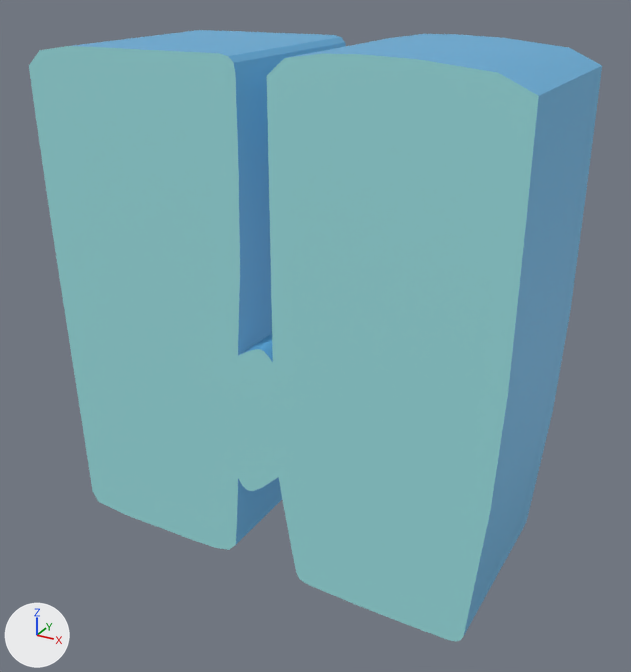
One commit to the glTF model scene/models/alphaNum/h.glb: the scene before it, then after it.
Before and after are seen from a camera (50 mm lens) standing at (0.36, -0.646, 0.521) and looking at (0.008, -0.005, 0.201). The lights are fixed; the arrows at lower left show +X, +Y and +Z. Objects named as collision shapes, trigger or cutter boxes, shadow casters or lower levels of detail are left out. Where no turn or scale is listed for an object, it has been applied to the vertices.

The first picture shows 'h'.
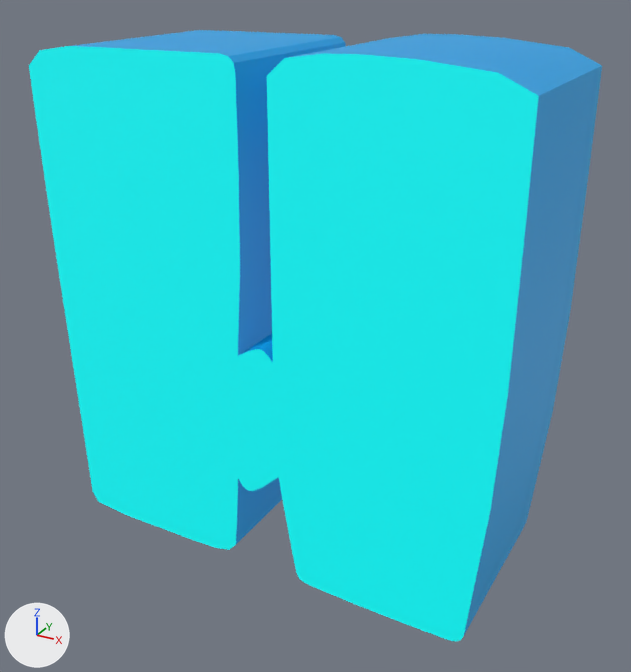
Pixel boxes [x1, y1, x2, y2] of what changed, in the pictures (631 x 672 px):
'h', recoloured
    both: [29, 30, 602, 642]

Patch to the scene script:
```diff
--- a/scene/models/alphaNum/h.glb.py
+++ b/scene/models/alphaNum/h.glb.py
@@ mat_light @@
 mat_light = principled_material('Light')
-mat_light.base_color = (0.251, 0.566, 0.581)  # cyan #89c6c9
-mat_light.emission_color = (0.05, 0.113, 0.115)  # dark cyan #3f5e5f
+mat_light.base_color = (0.0, 1.0, 1.0)  # cyan #00ffff
+mat_light.emission_color = (0.0, 0.2, 0.2)  # dark cyan #007c7c
 mat_light.emission_strength = 1.0
@@ mat_dark @@
 mat_dark = principled_material('Dark')
-mat_dark.base_color = (0.101, 0.338, 0.562)  # blue #599dc6
-mat_dark.emission_color = (0.02, 0.0673, 0.113)  # dark blue #27495e
+mat_dark.base_color = (0.0, 0.296, 0.651)  # cyan #0094d3
+mat_dark.emission_color = (0.0, 0.0592, 0.13)  # dark blue #004565
 mat_dark.emission_strength = 1.0
```
